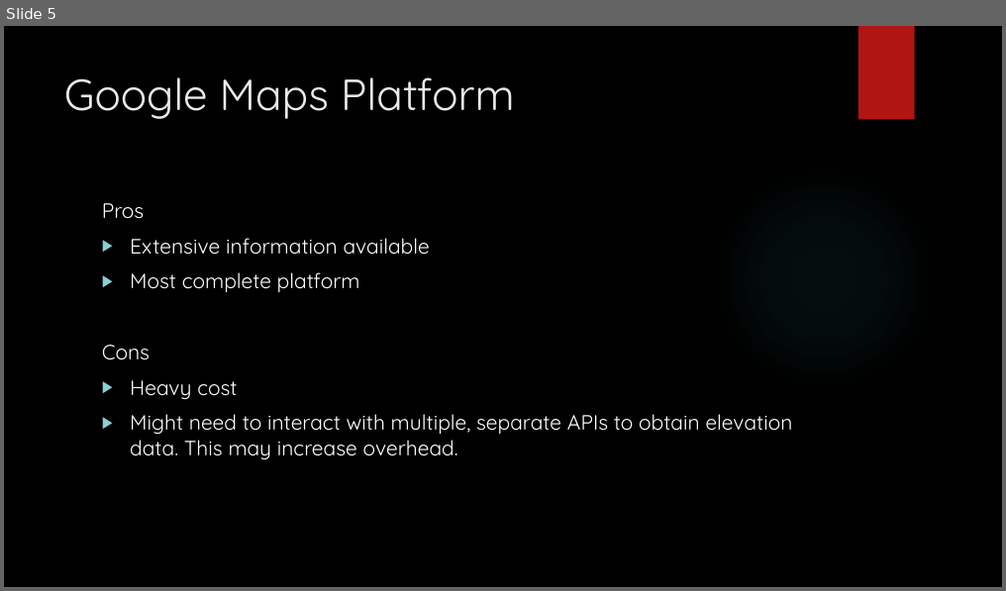
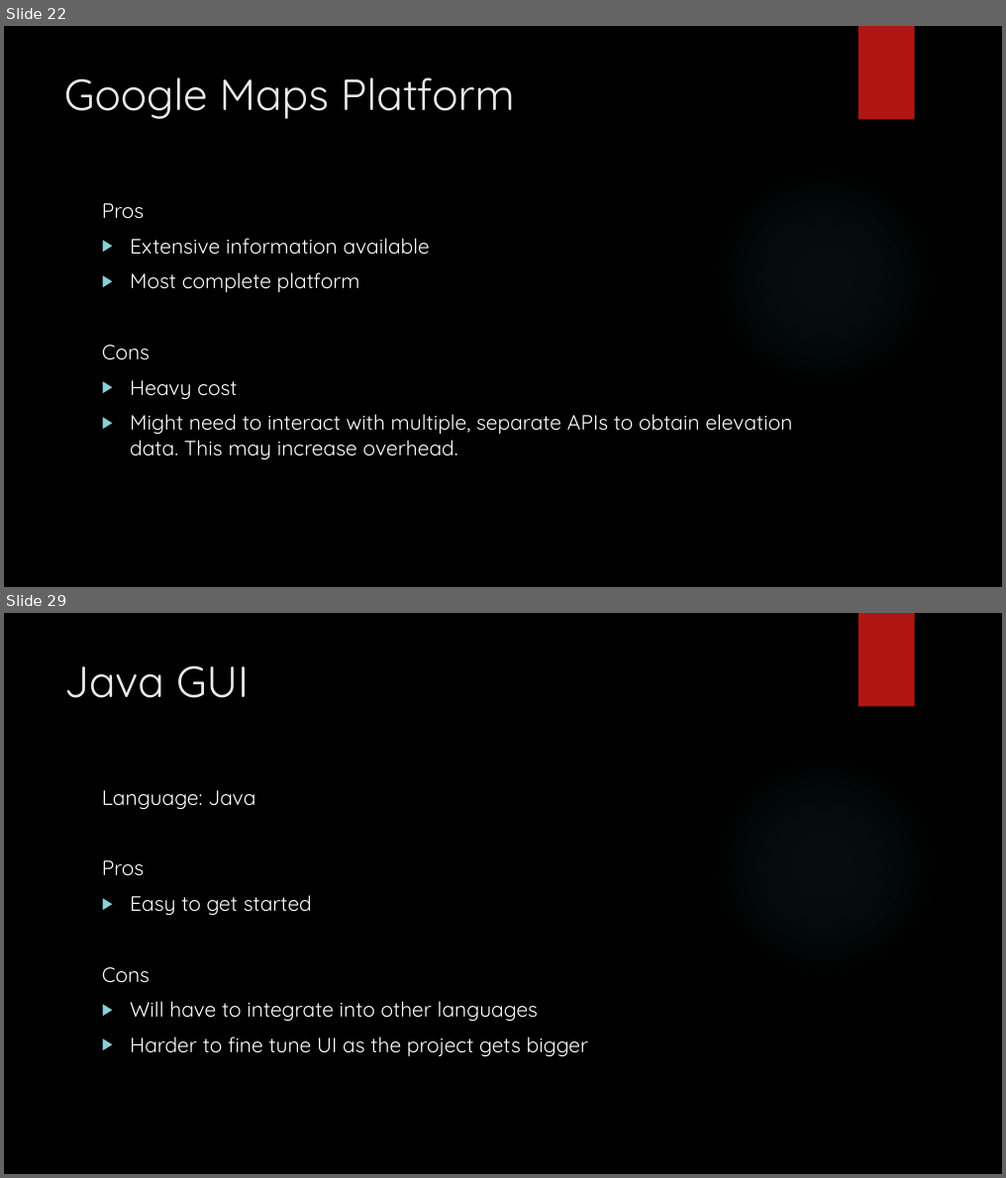
Before and after one commit to junmin-yee/Landmarked, a slide deck: Technology Presentation.pptx. Shown one above the other, each under a label of ours: slide 5 before the commit, slides 22 and 29 after it; the slides between them are not shown. The pictures are 1006x591 and 1006x1178 pixels, drawn with LibreOffice and Linux fonts; fonts in the diff are those of the drawing; background and template pictures are left out. Boxes give left, top, right and bottom in pixels: in the first picture for what was removed or moved away, otherwise in the second. Text is boxed around its words. In the diff, an @@ line names an element or a change of style, - is before the commit and + after.

```diff
--- a/Technology Presentation.pptx
+++ b/Technology Presentation.pptx
@@ slide 29 added at [4,613,1002,1174], background picture (left out); not listed: 2 template elements that a slide beside it also shows @@
@@ title added at [64,665,249,698], 42 pt, text #EBEBEB @@
+Java GUI
@@ text added at [102,790,589,1058], 20 pt, text #FFFFFF @@
+Language: Java
+Pros
+▶ Easy to get started
+Cons
+▶ Will have to integrate into other languages
+▶ Harder to fine tune UI as the project gets bigger
@@ what was slide 5 is now slide 22 @@
```
Also in this commit, not shown: 5 slides changed, 8 other slides added, 18 slides removed.
